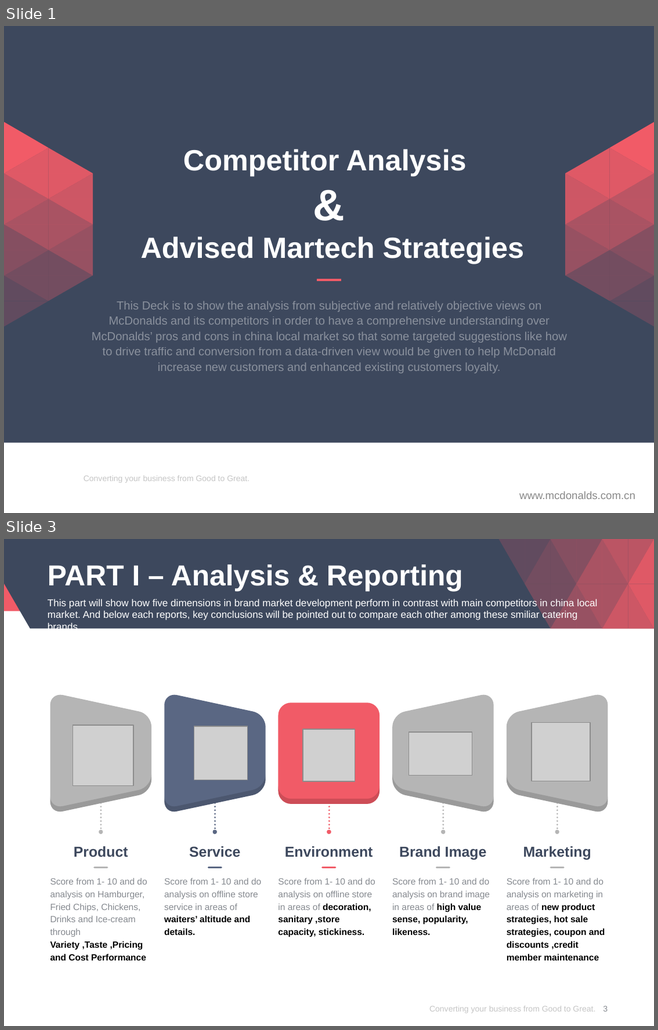
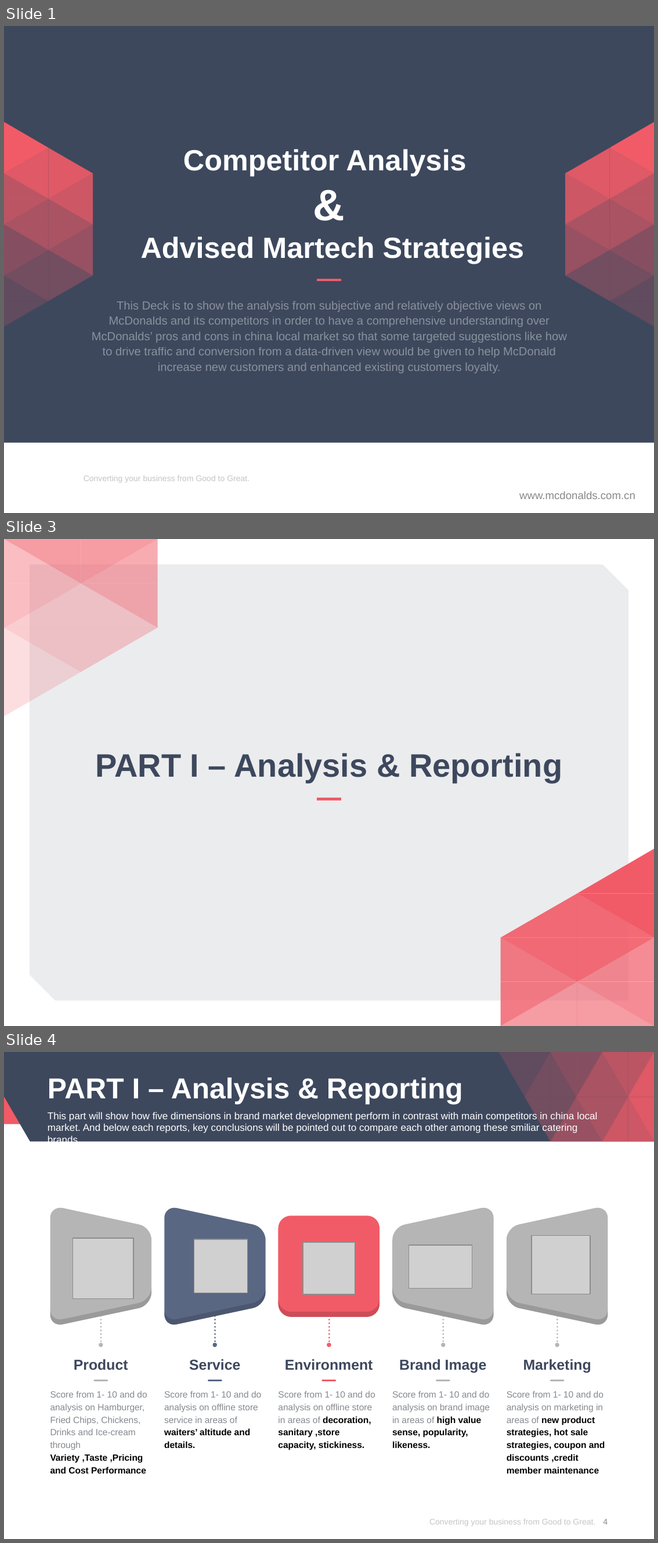
Before and after one commit to davidjacksonluther/impacttest, a slide deck: View/Company/McDonalds/Competitor Analysis and Solutions.pptx. Shown one above the other, each under a label of ours: slides 1 and 3 before the commit, slides 1, 3 and 4 after it; the slides between them are not shown. The pictures are 658x1030 and 658x1543 pixels, drawn with LibreOffice and Linux fonts; fonts in the diff are those of the drawing; grey boxes stand for pictures; background and template pictures are left out. Boxes give left, top, right and bottom in pixels: in the first picture for what was removed or moved away, otherwise in the second. Text is boxed around its words. In the diff, an @@ line names an element or a change of style, - is before the commit and + after.

```diff
--- a/View/Company/McDonalds/Competitor Analysis and Solutions.pptx
+++ b/View/Company/McDonalds/Competitor Analysis and Solutions.pptx
@@ slide 3 added at box(4, 539, 654, 1026), background #FFFFFF @@
@@ group added at box(4, 539, 157, 716): 12 freeform shapes @@
@@ freeform shape added at box(30, 565, 628, 1001), fill #3D485D at 10% opacity @@
@@ title added at box(95, 753, 562, 783), 36 pt, text #3D485D, bold @@
+PART I – Analysis & Reporting
@@ line added from (317, 799) to (340, 799), #F15B67 3 pt @@
@@ group added at box(500, 849, 654, 1026): 12 freeform shapes @@
@@ what was slide 3 is now slide 4 @@
@@ page number at box(603, 1519, 607, 1525): text changed @@
-3
+4
```
Also in this commit, not shown: 10 slides changed, 3 other slides added, 1 slide removed, 2 other files.
